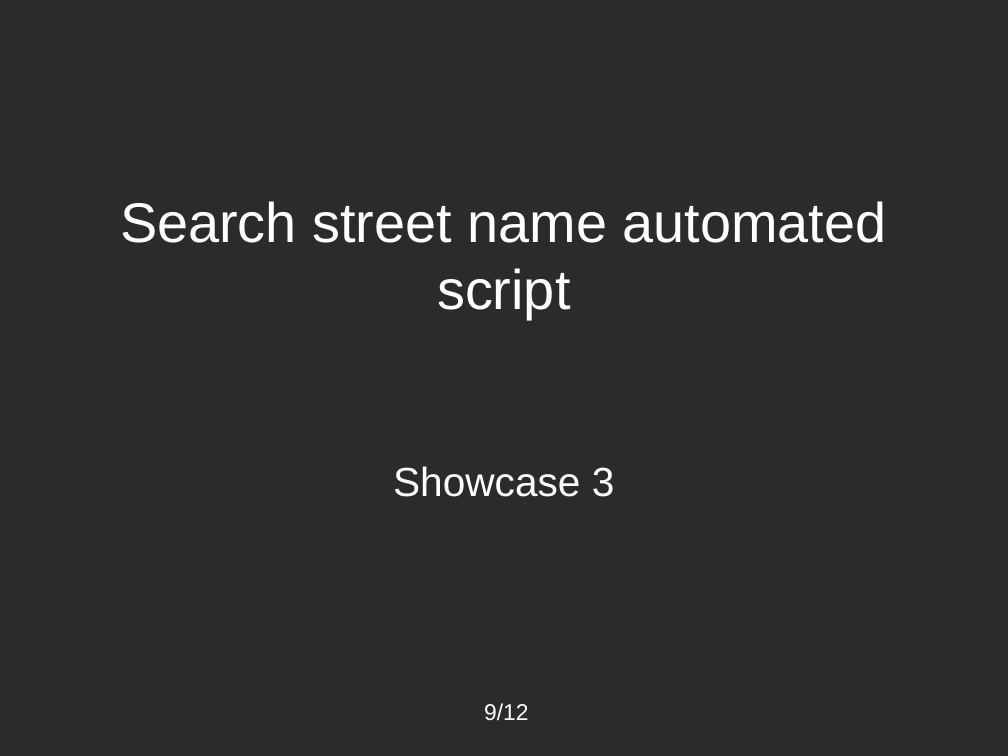
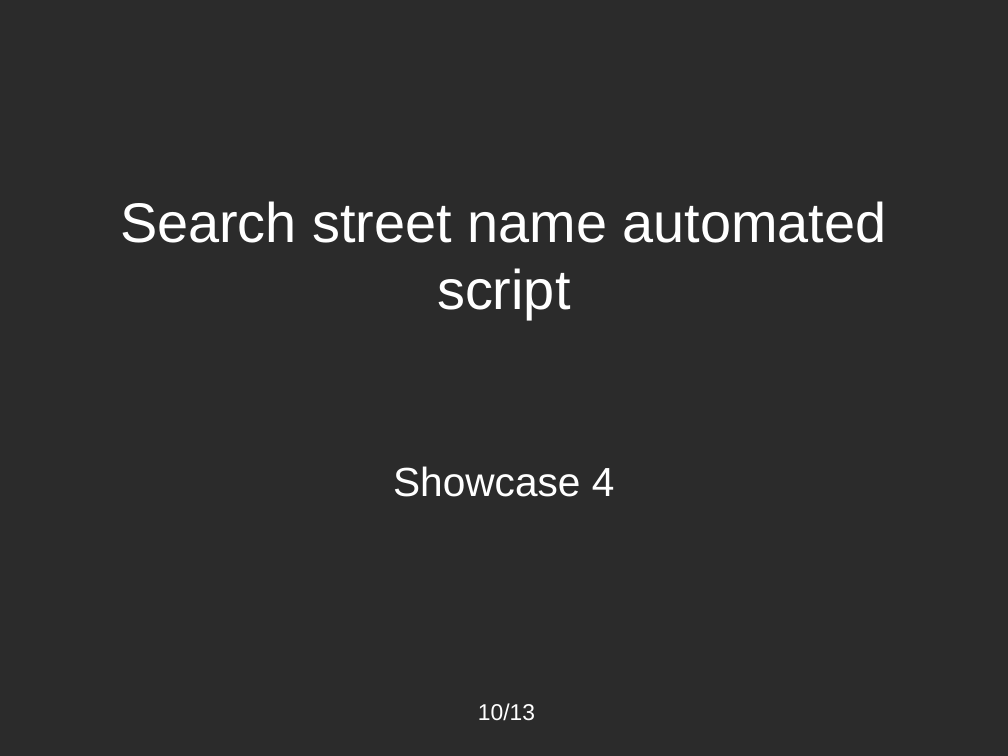
Before and after one commit to Lejla125/AtlantBHPraksa, a slide deck: slide 10 of demo1.odp (slide 9 before the commit). Drawn at 1008x756 pixels with LibreOffice and Linux fonts; fonts in the diff are those of the drawing; background and template pictures are left out; a plain dark background stands for a picture behind light text. Boxes give left, top, right and bottom in pixels: in the first picture for what was removed or moved away, otherwise in the second. Text is boxed around its words. In the diff, an @@ line names an element or a change of style, - is before the commit and + after.

```diff
--- a/demo1.odp
+++ b/demo1.odp
@@ subtitle at box(393, 466, 615, 497): text changed @@
-Showcase 3
+Showcase 4
@@ page number at box(478, 703, 535, 721): text changed @@
-9/12
+10/13
```
Also in this commit, not shown: 3 other slides changed, 1 slide added, 1 other file.
